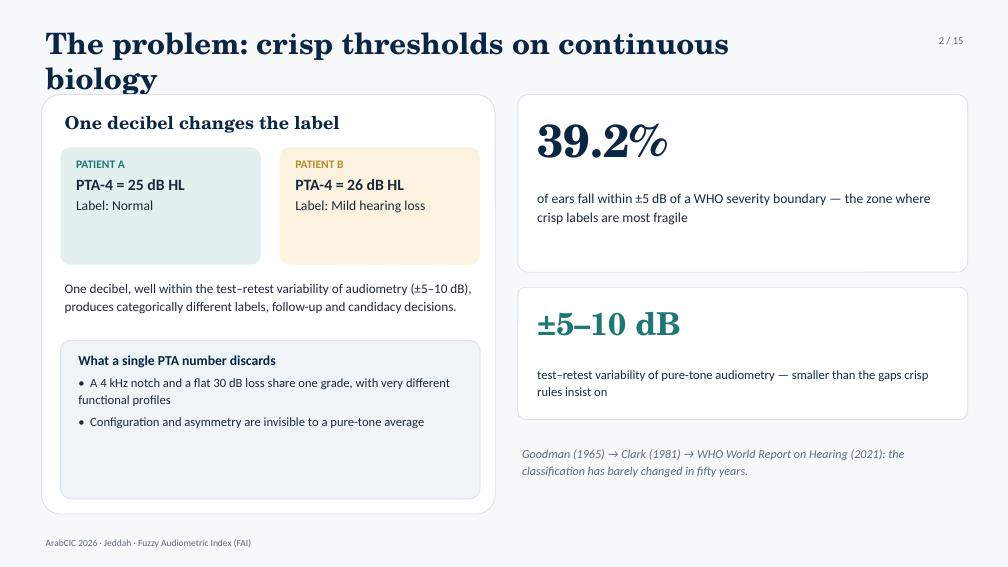
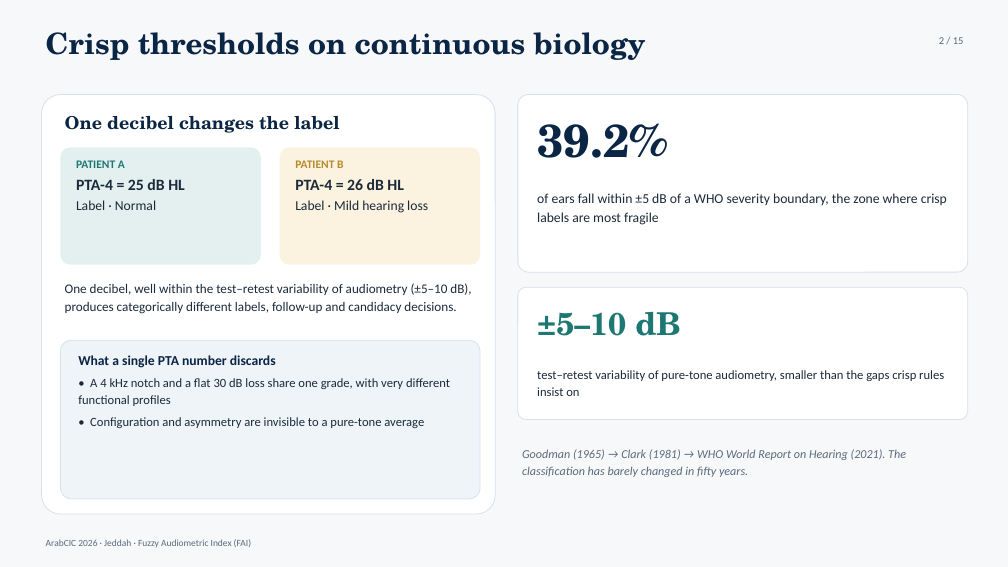
Before and after one commit to ameye/fuzzy-audiogram, a slide deck: slide 2 of arabcic2026/arabcic2026_fuzzy_audiogram.pptx. Drawn at 1008x567 pixels with LibreOffice and Linux fonts; fonts in the diff are those of the drawing. Boxes give left, top, right and bottom in pixels: in the first picture for what was removed or moved away, otherwise in the second. Text is boxed around its words. In the diff, an @@ line names an element or a change of style, - is before the commit and + after.

```diff
--- a/arabcic2026/arabcic2026_fuzzy_audiogram.pptx
+++ b/arabcic2026/arabcic2026_fuzzy_audiogram.pptx
@@ text at box(46, 32, 646, 60): text changed @@
-The problem: crisp thresholds on continuous biology
+Crisp thresholds on continuous biology
@@ text at box(76, 200, 156, 210): text changed @@
-Label: Normal
+Label · Normal
@@ text at box(295, 200, 428, 213): text changed @@
-Label: Mild hearing loss
+Label · Mild hearing loss
@@ text at box(537, 193, 947, 225): text changed @@
-of ears fall within ±5 dB of a WHO severity boundary — the zone where crisp labels are most fragile
+of ears fall within ±5 dB of a WHO severity boundary, the zone where crisp labels are most fragile
@@ text at box(537, 370, 944, 396): text changed @@
-test–retest variability of pure-tone audiometry — smaller than the gaps crisp rules insist on
+test–retest variability of pure-tone audiometry, smaller than the gaps crisp rules insist on
@@ text at box(522, 449, 906, 477): text changed @@
-Goodman (1965) → Clark (1981) → WHO World Report on Hearing (2021): the classification has barely changed in fifty years.
+Goodman (1965) → Clark (1981) → WHO World Report on Hearing (2021). The classification has barely changed in fifty years.
```
Also in this commit, not shown: 14 other slides changed, 5 other files.
